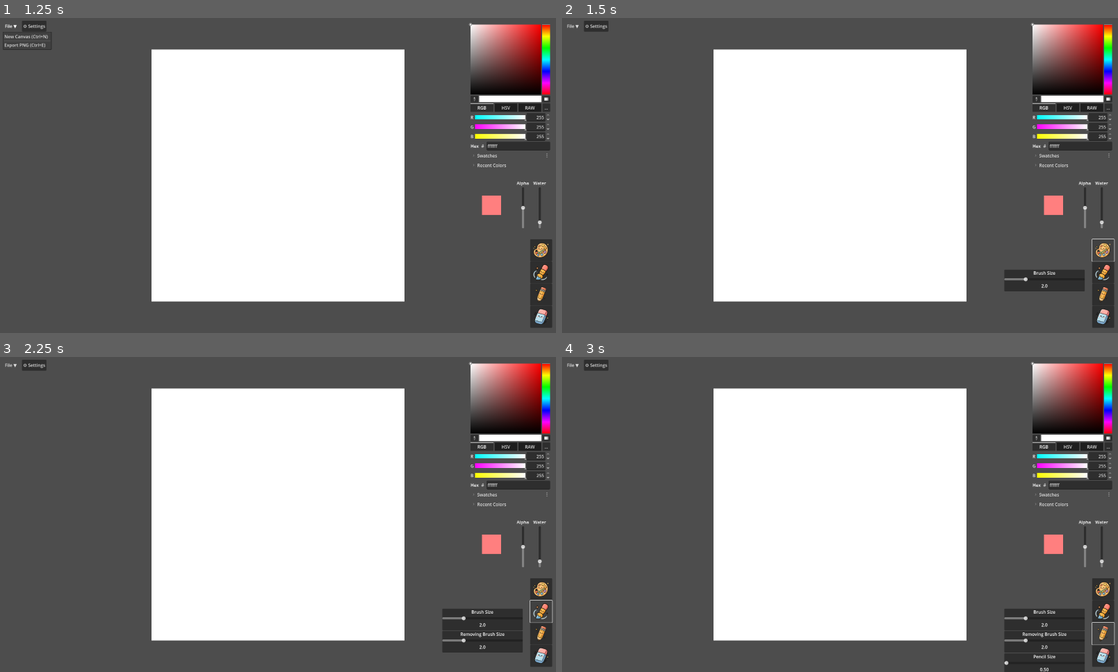
Above: before the commit, frames 1-4 (two rows, left to right).
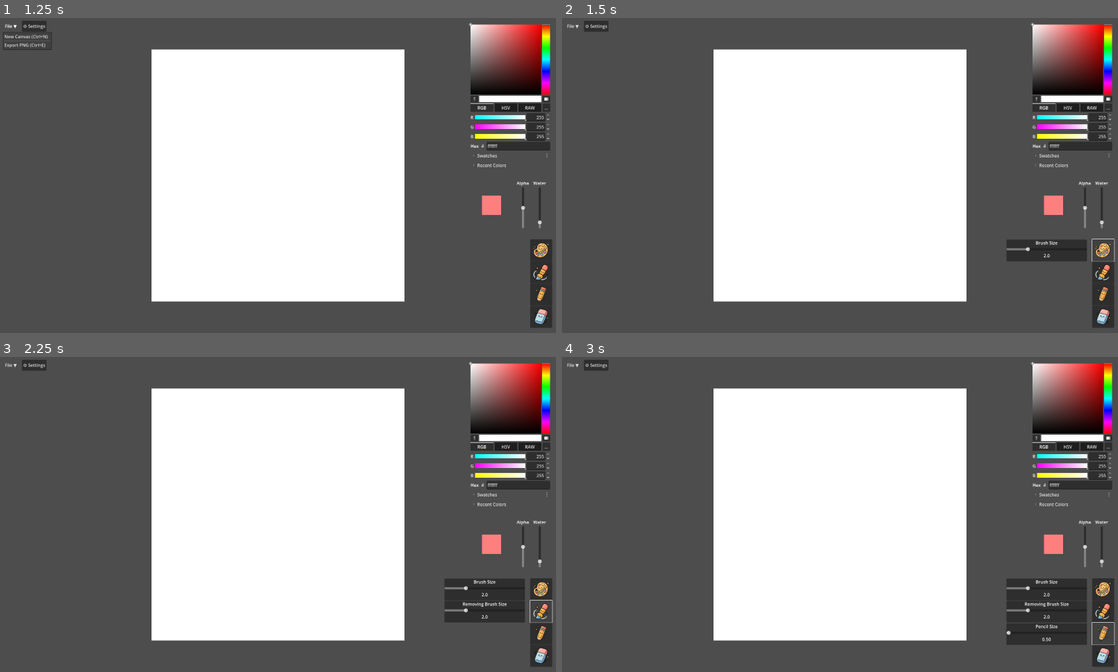
Above: after the commit, the same moments.

Repository: Dubu911/Watercolor_simulation
Game: Godot game, scene res://trial4/main4.tscn
Two runs of this game, one before a commit and one after it. Both use one fixed random seed, a clock stepped at 60 frames per second and the inputs below.
Inputs (mouse positions are in pixels of both pictures, inside the frame that each line leads up to):
- Up to frame 1 (1.25 s): click "File ▼" at 0.5 s
- Up to frame 2 (1.5 s): click (1101, 251) at 1.25 s
- Up to frame 3 (2.25 s): click (539, 612) at 2 s
- Up to frame 4 (3 s): click (1101, 634) at 2.75 s

Frame 1 is identical in both runs. In frame 2, 1.9% of the frame differs, in the area x 79-95%, y 70-87%; in frame 3, 2.6%; in frame 4, 2.7%, in the area x 79-95%, y 70-100%.
Error in both runs: Cannot call method 'compute_list_begin' on a null value. (res://trial4/physics_simulator_gpu.gd:635)

Commit message:
UI corrected, brush size slide bars location adjusted

Diff:
--- a/trial4/main4.tscn
+++ b/trial4/main4.tscn
@@ -2,11 +2,11 @@
 
 [ext_resource type="Script" uid="uid://cdxlvkajpq3pc" path="res://trial4/main_4.gd" id="1_bp1uf"]
 [ext_resource type="Script" uid="uid://cvvq6glpl1bup" path="res://trial4/brush_manager.gd" id="2_2yaok"]
-[ext_resource type="Script" uid="uid://b8r4ttw2vfo28" path="res://trial4/pencil_brush.gd" id="2_h1ynh"]
+[ext_resource type="Script" uid="uid://b8r4ttw2vfo28" path="res://trial3/pencil_brush_v3.gd" id="2_h1ynh"]
 [ext_resource type="Script" uid="uid://bc5j1wi806pcg" path="res://trial4/removing_brush.gd" id="2_removing"]
 [ext_resource type="Script" uid="uid://bgucbqvniw8vi" path="res://trial4/watercolor_brush.gd" id="2_shnf3"]
 [ext_resource type="Script" uid="uid://cjhtgqoi6ouao" path="res://trial4/camera_2d.gd" id="2_sl8jp"]
-[ext_resource type="Script" uid="uid://cduo36t1smadi" path="res://trial4/eraser_brush.gd" id="3_1yvx1"]
+[ext_resource type="Script" uid="uid://cduo36t1smadi" path="res://trial3/eraser_brush_v3.gd" id="3_1yvx1"]
 [ext_resource type="Texture2D" uid="uid://b37d655y1kk84" path="res://icons/pallet.png" id="3_h1ynh"]
 [ext_resource type="Texture2D" uid="uid://d235qto2wf1ks" path="res://icons/removing_brush1.png" id="3_removing"]
 [ext_resource type="Texture2D" uid="uid://dtir1mkd8gl80" path="res://icons/pencil.png" id="4_1yvx1"]
@@ -246,10 +246,10 @@
 anchor_top = 1.0
 anchor_right = 1.0
 anchor_bottom = 1.0
-offset_left = -414.0
-offset_top = -231.0
-offset_right = -121.0
-offset_bottom = -152.0
+offset_left = -406.0
+offset_top = -341.0
+offset_right = -113.0
+offset_bottom = -262.0
 grow_horizontal = 0
 grow_vertical = 0
 mouse_filter = 2
@@ -282,10 +282,10 @@
 anchor_top = 1.0
 anchor_right = 1.0
 anchor_bottom = 1.0
-offset_left = -414.0
-offset_top = -150.0
-offset_right = -121.0
-offset_bottom = -71.0
+offset_left = -406.0
+offset_top = -260.0
+offset_right = -113.0
+offset_bottom = -181.0
 grow_horizontal = 0
 grow_vertical = 0
 mouse_filter = 2
@@ -318,10 +318,10 @@
 anchor_top = 1.0
 anchor_right = 1.0
 anchor_bottom = 1.0
-offset_left = -414.0
-offset_top = -68.0
-offset_right = -121.0
-offset_bottom = 11.0
+offset_left = -406.0
+offset_top = -178.0
+offset_right = -113.0
+offset_bottom = -99.0
 grow_horizontal = 0
 grow_vertical = 0
 mouse_filter = 2
@@ -352,10 +352,10 @@
 anchor_top = 1.0
 anchor_right = 1.0
 anchor_bottom = 1.0
-offset_left = -414.0
-offset_top = 13.0
-offset_right = -121.0
-offset_bottom = 92.0
+offset_left = -406.0
+offset_top = -97.0
+offset_right = -113.0
+offset_bottom = -18.0
 grow_horizontal = 0
 grow_vertical = 0
 mouse_filter = 2
